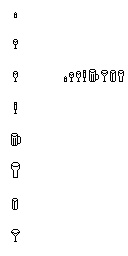
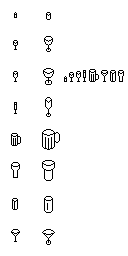
Revision of a layered 128x256 image; what changed, layer by layer:
added layer "shot-large" above "shot-small" over 13, 12, 54, 117
painted on "shot-small" over 13, 12, 54, 85
added layer "wine-white-large" above "wine-white-small" over 13, 12, 54, 117
painted on "wine-white-small" over 13, 12, 54, 117
added layer "wine-red-large" above "wine-red-small" over 43, 68, 54, 117
added layer "sekt-large" above "sekt-small" over 42, 68, 60, 181
added layer "beer-large" above "beer-small" over 42, 129, 60, 245
painted on "beer-small" over 13, 36, 60, 213
painted on "Layer 2" over 13, 12, 60, 181
